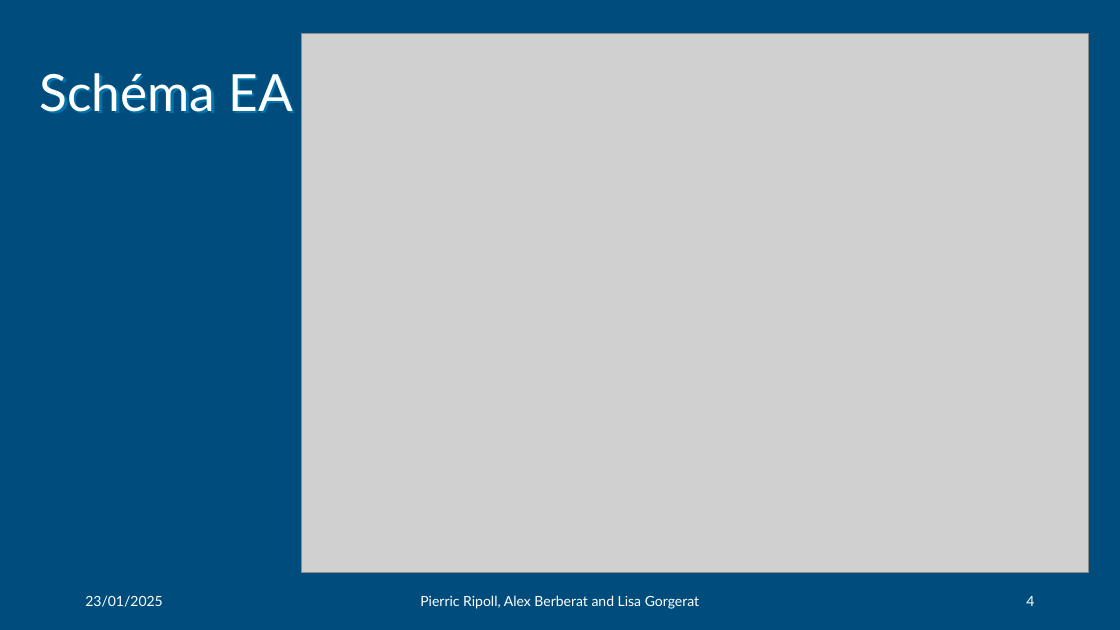
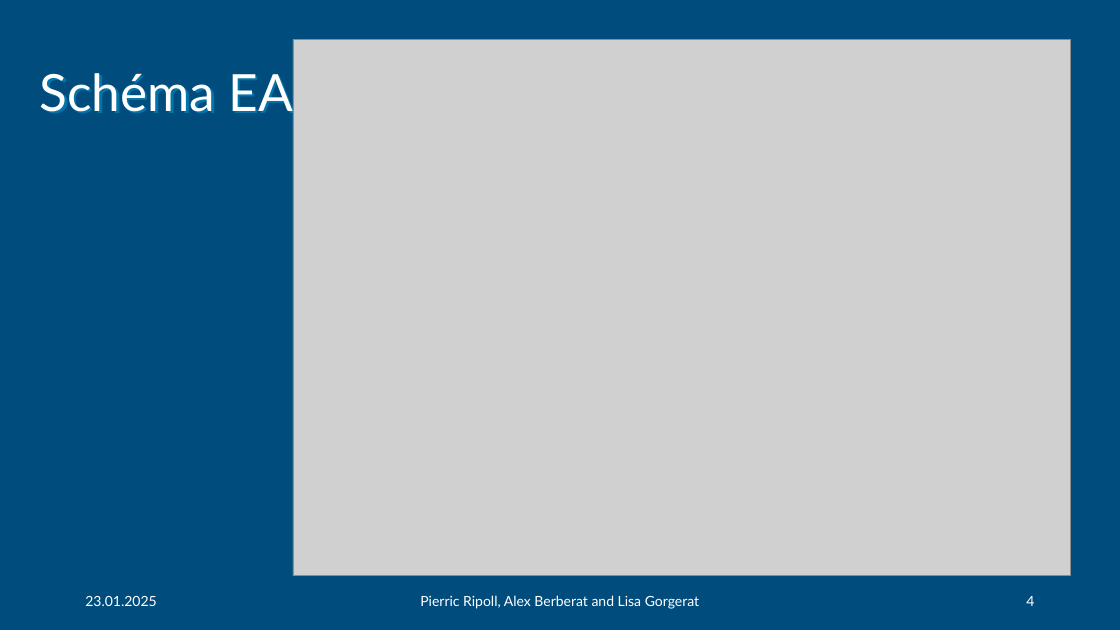
Before and after one commit to Nyaaw/ProjectBDR, a slide deck: slide 4 of docs/BDR-phases/rendu final/Presentation_Groupe9.pptx. Drawn at 1120x630 pixels with LibreOffice and Linux fonts; fonts in the diff are those of the drawing; grey boxes stand for pictures. Boxes give left, top, right and bottom in pixels: in the first picture for what was removed or moved away, otherwise in the second. Text is boxed around its words. In the diff, an @@ line names an element or a change of style, - is before the commit and + after.

```diff
--- a/docs/BDR-phases/rendu final/Presentation_Groupe9.pptx
+++ b/docs/BDR-phases/rendu final/Presentation_Groupe9.pptx
@@ picture resized from (x1=302, y1=34, x2=1089, y2=573) to (x1=293, y1=39, x2=1071, y2=576) @@
@@ text at (x1=85, y1=596, x2=156, y2=606): text changed @@
-23/01/2025
+23.01.2025
```
Also in this commit, not shown: 3 other slides changed, 2 other files.
